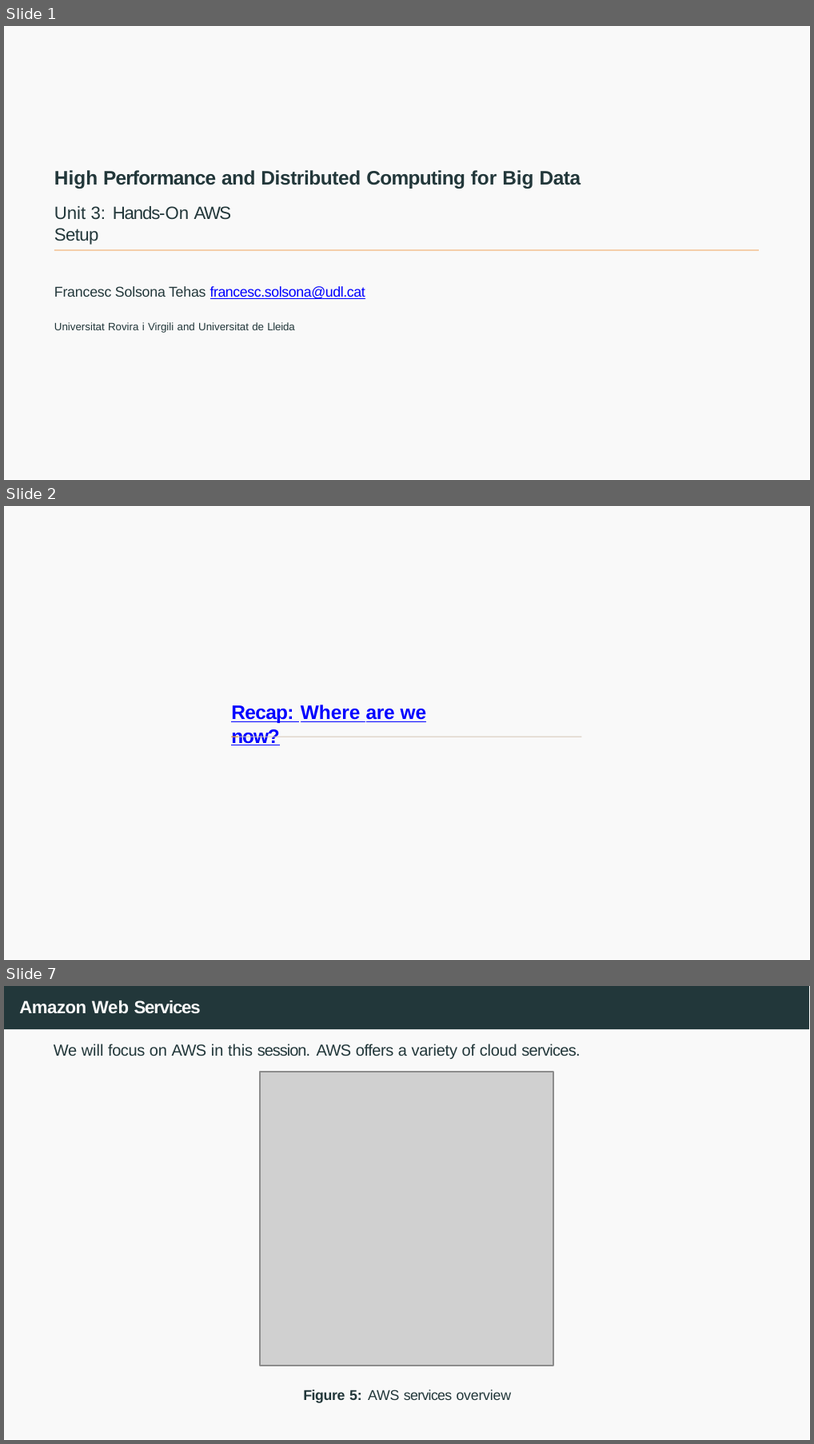
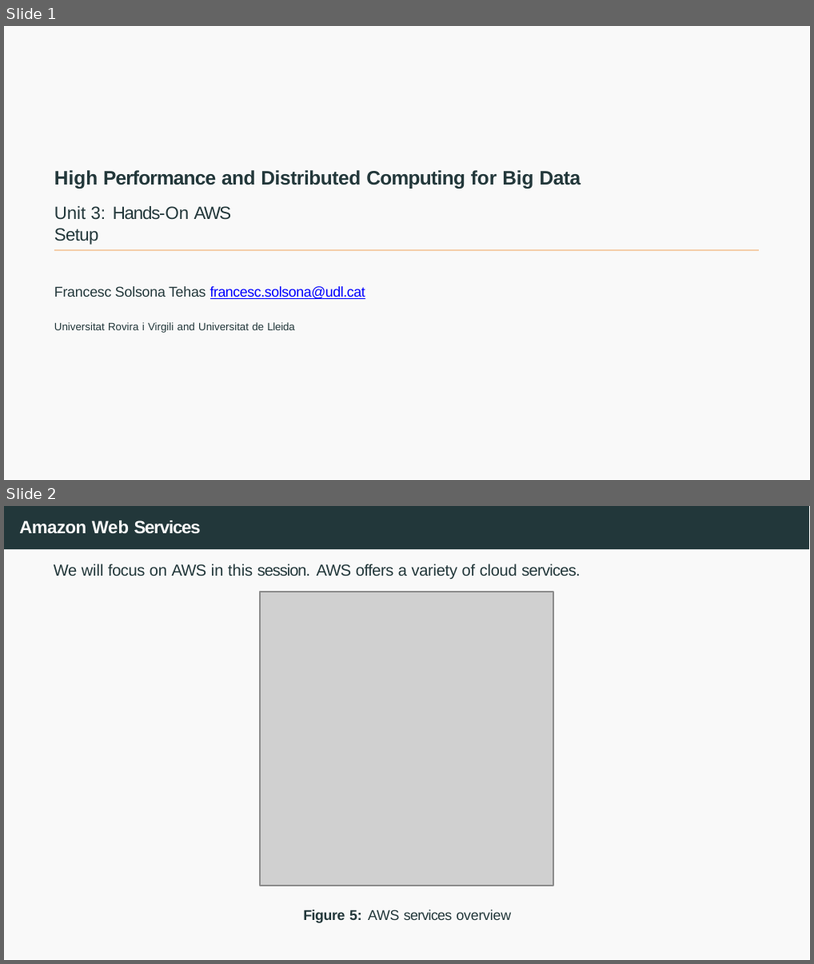
Before and after one commit to joanpaucm/HPDCB, a slide deck: src/slides/Session 3 - Introduction to AWS + EC2-2026.pptx. Shown one above the other, each under a label of ours: slides 1, 2 and 7 before the commit, slides 1 and 2 after it; the slides between them are not shown. The pictures are 814x1444 and 814x964 pixels, drawn with LibreOffice and Linux fonts; fonts in the diff are those of the drawing; grey boxes stand for pictures. Boxes give left, top, right and bottom in pixels: in the first picture for what was removed or moved away, otherwise in the second. Text is boxed around its words. In the diff, an @@ line names an element or a change of style, - is before the commit and + after.

```diff
--- a/src/slides/Session 3 - Introduction to AWS + EC2-2026.pptx
+++ b/src/slides/Session 3 - Introduction to AWS + EC2-2026.pptx
@@ slide 2 removed at (4, 506, 810, 960), background #FFFFFF; not listed: 1 template element that a slide beside it also shows @@
@@ text removed at (231, 704, 427, 745) @@
-Recap: Where are we now?
@@ freeform shape removed at (231, 736, 582, 737) @@
@@ freeform shape removed at (231, 736, 238, 737) @@
@@ what was slide 7 is now slide 2 @@
```
Also in this commit, not shown: 4 other slides removed, 3 other files.
